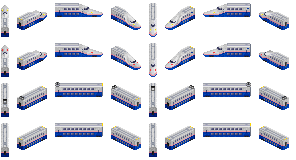
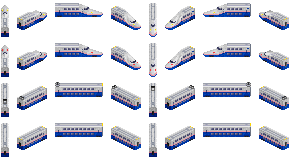
The second (296, 160) image is a revision of the first. Changes to its layers:
painted on "Pink Livery" over [35, 15, 281, 65]
painted on "Sprites" over [25, 6, 287, 147]
